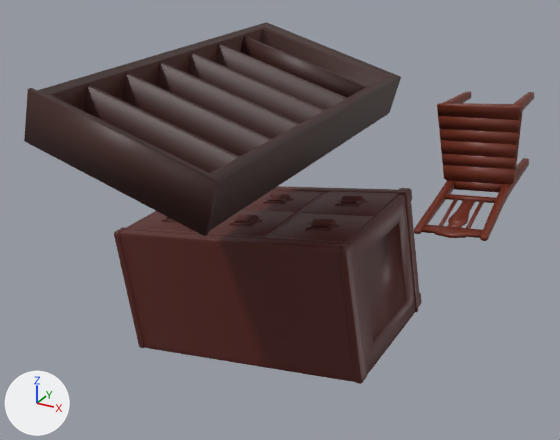
Before and after pictures for a commit that changed the OBJ model training_guidance/Stage_I/sampling_stage/modelling/scenes/scene_0001_diffuse.obj.
Both versions are drawn from a 50 mm camera at (188.0, -406.0, -550.0) aimed at (11.0, -84.0, -711.0). The lights are fixed; the arrows at lower left show +X, +Y and +Z. The picture after the commit comes second. Where no turn or scale is listed for an object, it has been applied to the vertices. Vertices at exactly the same position are counted once.

Names of what the first picture shows: 'diffuse_cabinet_01', 'diffuse_chair_03', 'diffuse_shelf_02'.
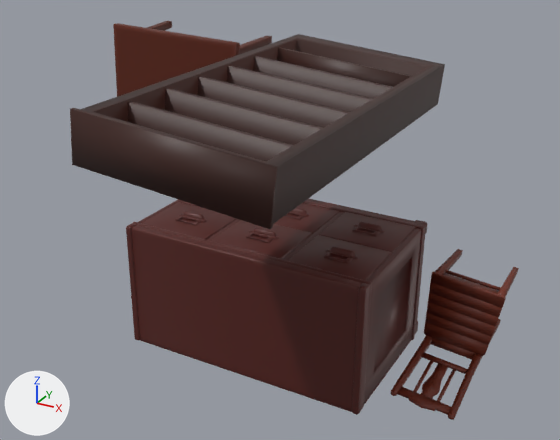
What changed in the scene script:
```text
Add mat_diffuse_table:
    mat_diffuse_table = principled_material('Diffuse_Table')
    mat_diffuse_table.base_color = (0.104, 0.0114, 0.000511)  # brown #5b1c02
Change me_diffuse_cabinet_01:
    used by ob_diffuse_cabinet_01; location = (0.0, 0.0, 0.0)
    remove me_diffuse_cabinet_01.from_pydata(...)  # 2991 vertices, 2855 faces; spans x -93.0..65.0, y -95.0..0.0, z -812.0..-714.0
    add me_diffuse_cabinet_01.from_pydata(...)  # 2991 vertices, 2855 faces; spans x -85.0..65.0, y -95.0..0.0, z -809.0..-729.0
    me_diffuse_cabinet_01 part 1: the whole mesh is turned 9.7 degrees about the y axis through its middle, then moved by (4.0, 0.0, -7.0)
Add me_diffuse_table_02:
    me_diffuse_table_02.from_pydata(...)  # 120 vertices, 110 faces; spans x -123.1..-36.0, y -47.3..0.0, z -684.4..-628.1
    me_diffuse_table_02.materials.append(mat_diffuse_table)  # brown #5b1c02
Add me_diffuse_shelf_03:
    me_diffuse_shelf_03.from_pydata(...)  # 156 vertices, 91 faces; spans x -26.0..67.0, y -189.0..0.0, z -663.0..-632.0
    me_diffuse_shelf_03.materials.append(mat_diffuse_shelf)  # dark red #3c1d17
Add me_diffuse_chair_04:
    me_diffuse_chair_04.from_pydata(...)  # 410 vertices, 380 faces; spans x 78.5..120.9, y -89.3..0.0, z -797.1..-743.4
    me_diffuse_chair_04.materials.append(mat_diffuse_chair)  # brown #6e2a18
Remove ob_diffuse_chair_03:
    ob_diffuse_chair_03 = bpy.data.objects.new('diffuse_chair_03', me_diffuse_chair_03)
    ob_diffuse_chair_03.location = (0.0, 0.0, 0.0)
Remove ob_diffuse_shelf_02:
    ob_diffuse_shelf_02 = bpy.data.objects.new('diffuse_shelf_02', me_diffuse_shelf_02)
    ob_diffuse_shelf_02.location = (0.0, 0.0, 0.0)
Add ob_diffuse_table_02:
    ob_diffuse_table_02 = bpy.data.objects.new('diffuse_table_02', me_diffuse_table_02)
    ob_diffuse_table_02.location = (0.0, 0.0, 0.0)
Add ob_diffuse_shelf_03:
    ob_diffuse_shelf_03 = bpy.data.objects.new('diffuse_shelf_03', me_diffuse_shelf_03)
    ob_diffuse_shelf_03.location = (0.0, 0.0, 0.0)
Add ob_diffuse_chair_04:
    ob_diffuse_chair_04 = bpy.data.objects.new('diffuse_chair_04', me_diffuse_chair_04)
    ob_diffuse_chair_04.location = (0.0, 0.0, 0.0)
```

What differs and where, as boxes (x1, y1, x2, y2) in the pictures (560 x 440 px):
'diffuse_cabinet_01', moved, turned: before (114, 186, 422, 384); after (126, 199, 427, 415)
'diffuse_shelf_02', deleted: before (24, 22, 401, 236)
'diffuse_shelf_03', added: after (70, 34, 445, 229)
'diffuse_chair_03', deleted (brown): before (414, 92, 534, 241)
'diffuse_chair_04', added: after (390, 249, 519, 420)
'diffuse_table_02', added: after (113, 21, 272, 97)
